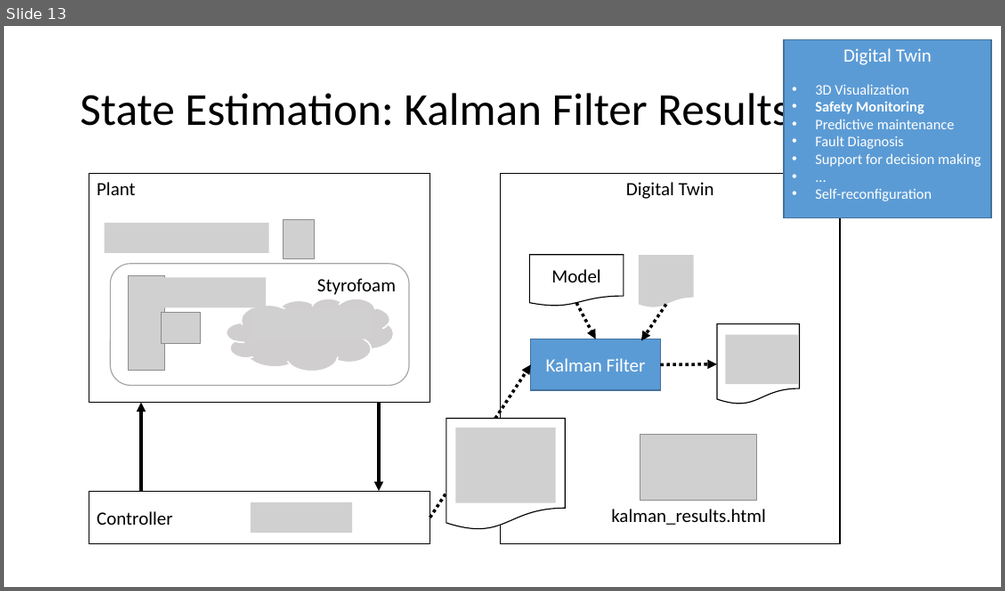
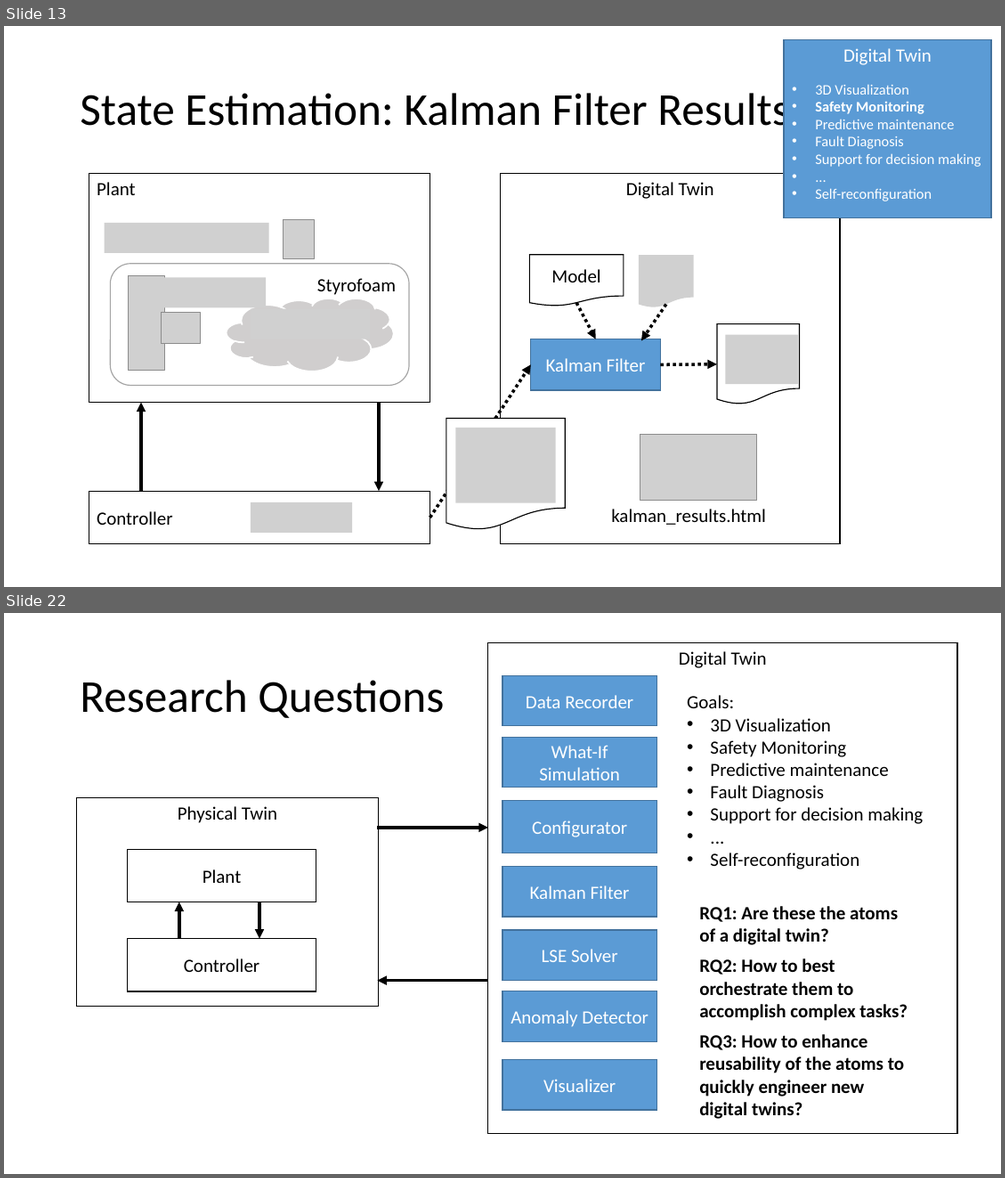
Before and after one commit to INTO-CPS-Association/example_digital-twin_incubator, a slide deck: notes/presentations/DigitLunch_17_December.pptx. Shown one above the other, each under a label of ours: slide 13 before the commit, slides 13 and 22 after it; the slides between them are not shown. The pictures are 1005x591 and 1005x1178 pixels, drawn with LibreOffice and Linux fonts; fonts in the diff are those of the drawing; grey boxes stand for pictures. Boxes give left, top, right and bottom in pixels: in the first picture for what was removed or moved away, otherwise in the second. Text is boxed around its words. In the diff, an @@ line names an element or a change of style, - is before the commit and + after.

```diff
--- a/notes/presentations/DigitLunch_17_December.pptx
+++ b/notes/presentations/DigitLunch_17_December.pptx
@@ slide 22 added at (4,613,1001,1174), background #FFFFFF @@
@@ rectangle added at (488,643,957,1134), fill #FFFFFF, outline #000000 1 pt, 18 pt, text #000000 @@
+Digital Twin
@@ title added at (80,680,444,718), 44 pt, text #000000 @@
+Research Questions
@@ rectangle added at (502,676,657,726), fill #5B9BD5, outline #43739E 1 pt, 18 pt, text #FFFFFF @@
+Data Recorder
@@ text added at (687,695,922,869), 18 pt, text #000000 @@
+Goals:
+• 3D Visualization
+• Safety Monitoring
+• Predictive maintenance
+• Fault Diagnosis
+• Support for decision making
+• ...
+• Self-reconfiguration
@@ rectangle added at (502,737,657,787), fill #5B9BD5, outline #43739E 1 pt, 18 pt, text #FFFFFF @@
+What-If Simulation
@@ rectangle added at (77,798,379,1005), fill #FFFFFF, outline #000000 1 pt, 18 pt, text #000000 @@
+Physical Twin
@@ rectangle added at (502,801,657,853), fill #5B9BD5, outline #43739E 1 pt, 18 pt, text #FFFFFF @@
+Configurator
@@ rectangle added at (128,850,316,902), fill #FFFFFF, outline #000000 1 pt, 18 pt, text #000000 @@
+Plant
@@ arrow added from (377, 827) to (488, 827), #000000 3 pt @@
@@ rectangle added at (502,867,657,916), fill #5B9BD5, outline #43739E 1 pt, 18 pt, text #FFFFFF @@
+Kalman Filter
@@ arrow added from (179, 938) to (179, 901), #000000 3 pt @@
@@ arrow added from (259, 901) to (259, 938), #000000 3 pt @@
@@ text added at (699,906,898,945), 18 pt, text #000000, bold @@
+RQ1: Are these the atoms of a digital twin?
@@ rectangle added at (502,930,657,981), fill #5B9BD5, outline #43739E 1 pt, 18 pt, text #FFFFFF @@
+LSE Solver
@@ rectangle added at (128,938,316,991), fill #FFFFFF, outline #000000 1 pt, 18 pt, text #000000 @@
+Controller
@@ text added at (699,958,907,1021), 18 pt, text #000000, bold @@
+RQ2: How to best orchestrate them to accomplish complex tasks?
@@ arrow added from (488, 981) to (377, 981), #000000 3 pt @@
@@ rectangle added at (502,991,657,1041), fill #5B9BD5, outline #43739E 1 pt, 18 pt, text #FFFFFF @@
+Anomaly Detector
@@ text added at (699,1034,904,1119), 18 pt, text #000000, bold @@
+RQ3: How to enhance reusability of the atoms to quickly engineer new digital twins?
@@ rectangle added at (502,1060,657,1110), fill #5B9BD5, outline #43739E 1 pt, 18 pt, text #FFFFFF @@
+Visualizer
```
Also in this commit, not shown: 4 slides changed, 6 other slides added, 7 slides removed, 2 other files.
